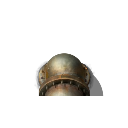
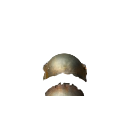
Before/after of a 128 × 128 layered artwork. What changed in the layer stack:
hid "Layer 1" over bbox(34, 53, 104, 96)
